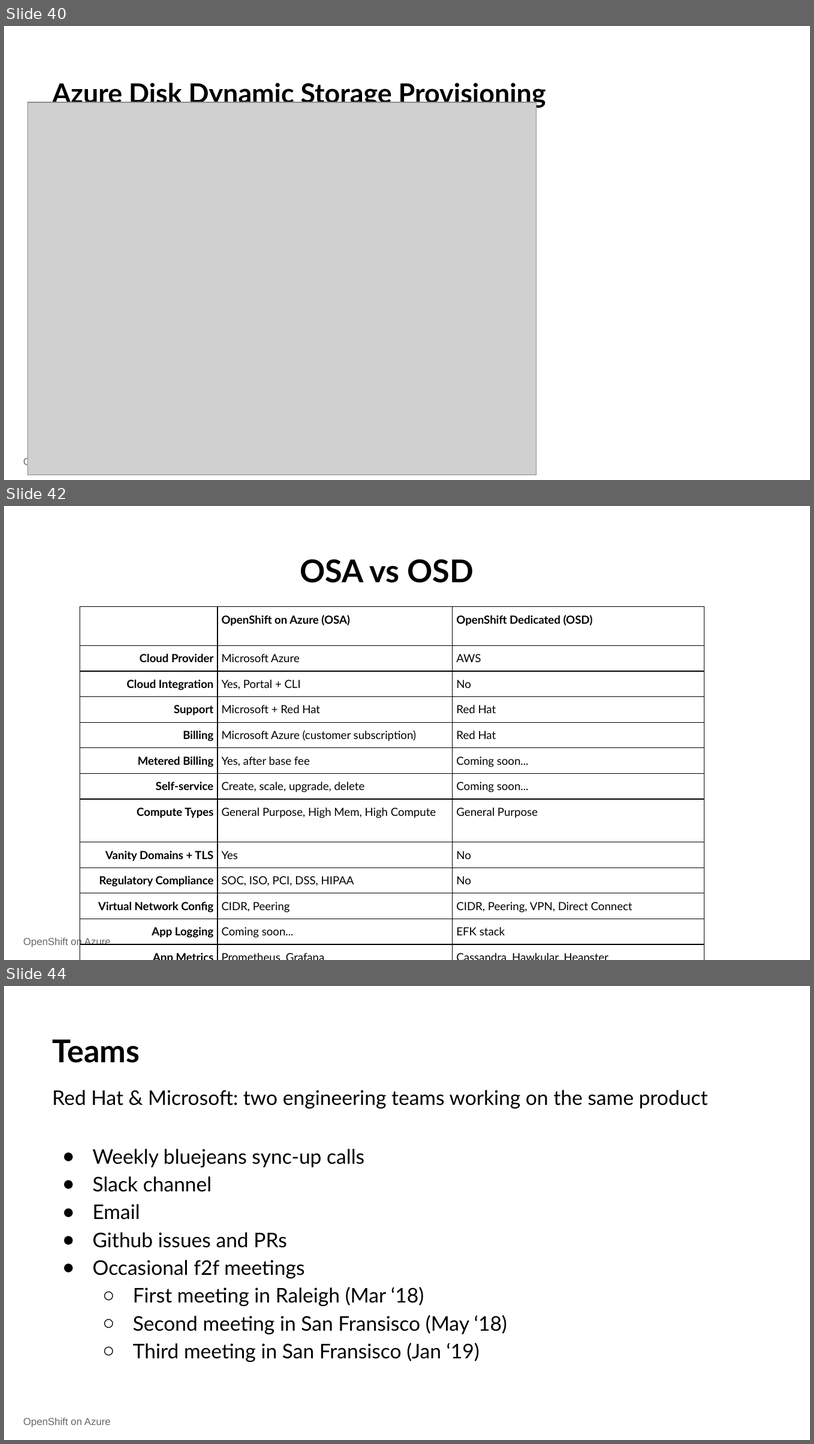
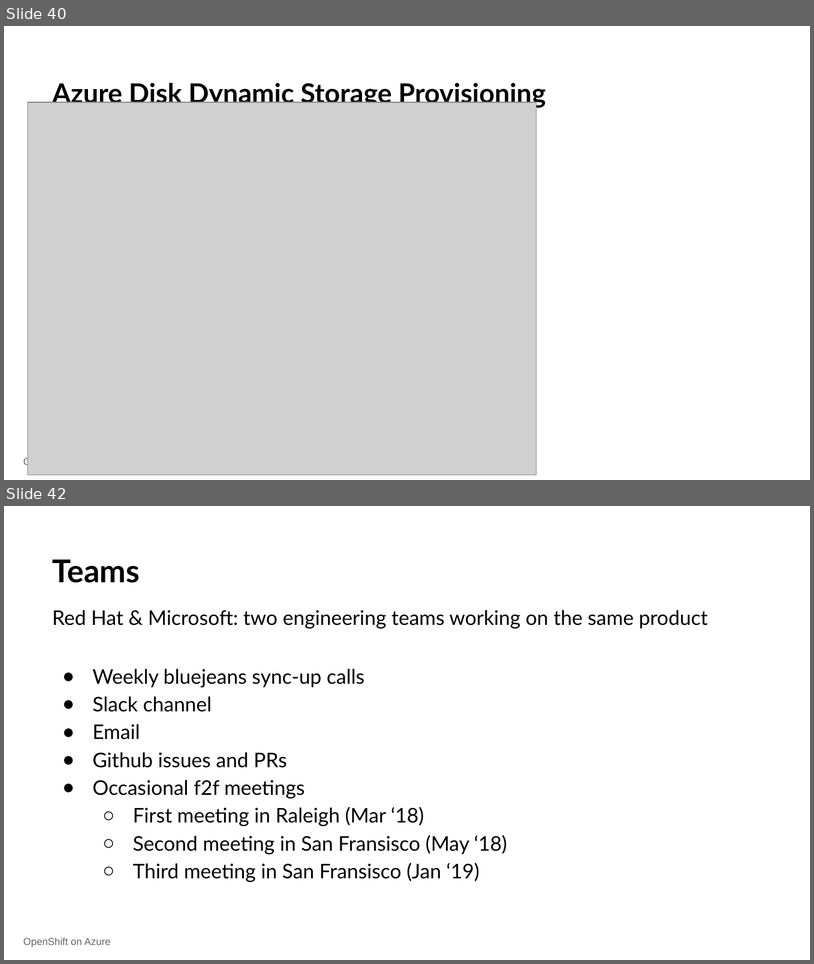
Before and after one commit to 0xmichalis/talks, a slide deck: 2019_brno_devconf/osa.odp. Shown one above the other, each under a label of ours: slides 40, 42 and 44 before the commit, slides 40 and 42 after it; the slides between them are not shown. The pictures are 814x1444 and 814x964 pixels, drawn with LibreOffice and Linux fonts; fonts in the diff are those of the drawing; grey boxes stand for pictures; background and template pictures are left out. Boxes give left, top, right and bottom in pixels: in the first picture for what was removed or moved away, otherwise in the second. Text is boxed around its words. In the diff, an @@ line names an element or a change of style, - is before the commit and + after.

```diff
--- a/2019_brno_devconf/osa.odp
+++ b/2019_brno_devconf/osa.odp
@@ slide 42 removed at <box>4,506,810,960</box>, background picture (left out); not listed: 1 template element that a slide beside it also shows @@
@@ text removed at <box>300,559,474,583</box> @@
-OSA vs OSD
@@ table removed at <box>80,607,705,940</box>, 13 rows, 3 columns @@
- | OpenShift on Azure (OSA) | OpenShift Dedicated (OSD)
-Cloud Provider | Microsoft Azure | AWS
-Cloud Integration | Yes, Portal + CLI | No
-Support | Microsoft + Red Hat | Red Hat
-Billing | Microsoft Azure (customer subscription) | Red Hat
-Metered Billing | Yes, after base fee | Coming soon...
-Self-service | Create, scale, upgrade, delete | Coming soon...
-Compute Types | General Purpose, High Mem, High Compute | General Purpose
-Vanity Domains + TLS | Yes | No
-Regulatory Compliance | SOC, ISO, PCI, DSS, HIPAA | No
-Virtual Network Config | CIDR, Peering | CIDR, Peering, VPN, Direct Connect
-App Logging | Coming soon... | EFK stack
-App Metrics | Prometheus, Grafana | Cassandra, Hawkular, Heapster
@@ what was slide 44 is now slide 42 @@
```
Also in this commit, not shown: 4 slides changed, 3 slides added, 1 other slide removed.
